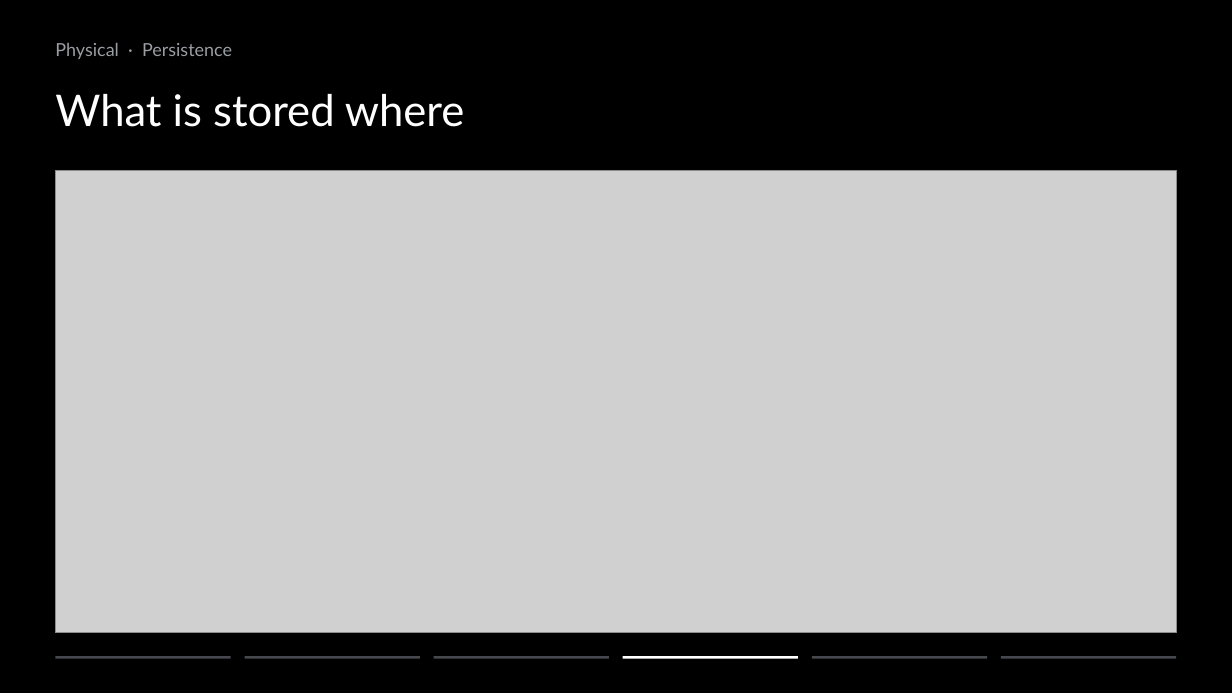
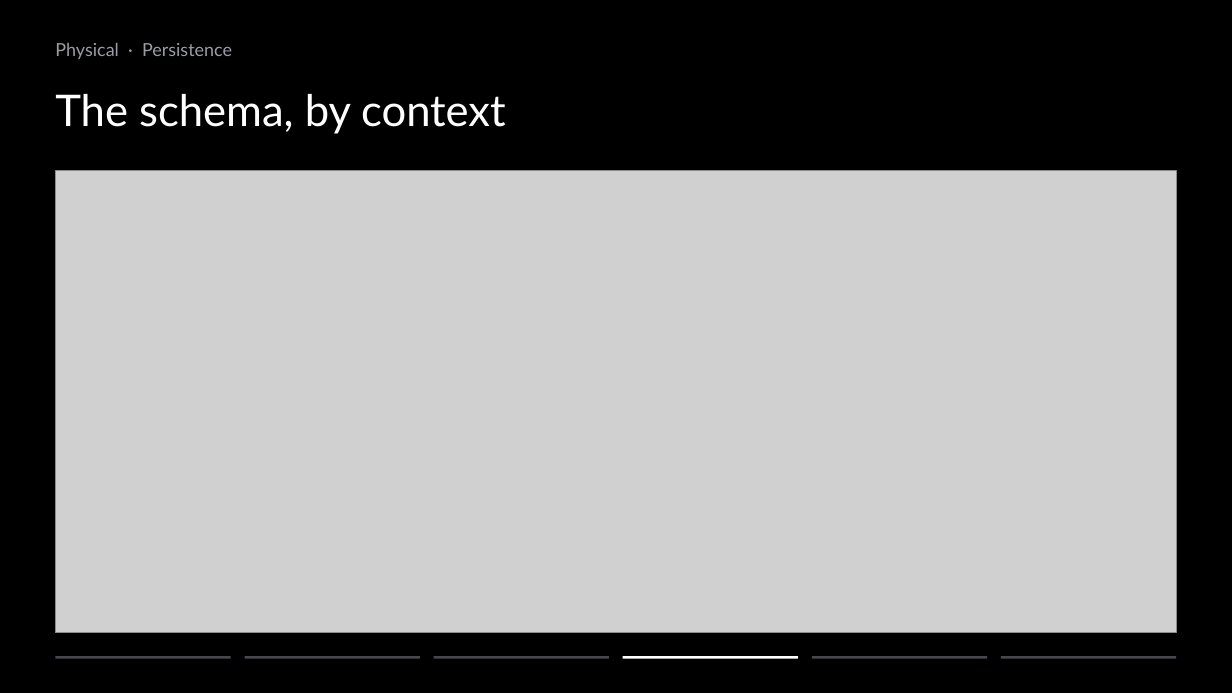
Before and after one commit to ziyangliu-666/lumen-next, a slide deck: slide 10 of docs/platform/slides/out/Team15-Lumen-Platform.pptx (slide 17 before the commit). Drawn at 1232x693 pixels with LibreOffice and Linux fonts; fonts in the diff are those of the drawing; grey boxes stand for pictures. Boxes give left, top, right and bottom in pixels: in the first picture for what was removed or moved away, otherwise in the second. Text is boxed around its words. In the diff, an @@ line names an element or a change of style, - is before the commit and + after.

```diff
--- a/docs/platform/slides/out/Team15-Lumen-Platform.pptx
+++ b/docs/platform/slides/out/Team15-Lumen-Platform.pptx
@@ text at [55,94,506,134]: text changed @@
-What is stored where
+The schema, by context
```
Also in this commit, not shown: 13 other slides changed, 1 slide added, 14 slides removed, 11 other files.
